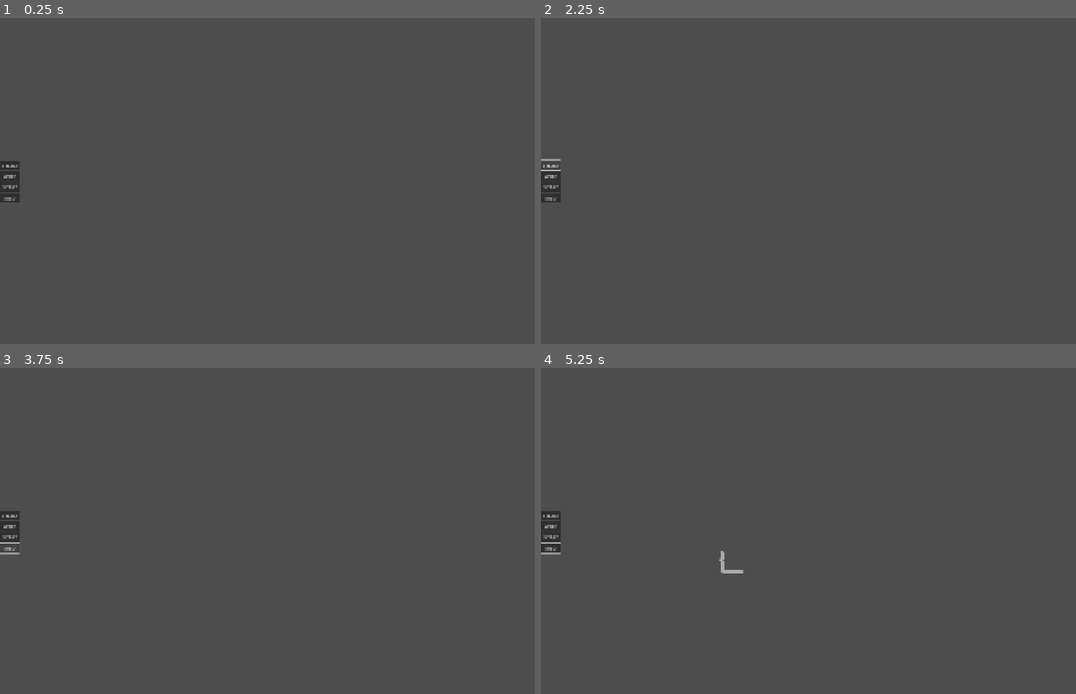
Above: before the commit, frames 1-4 (two rows, left to right).
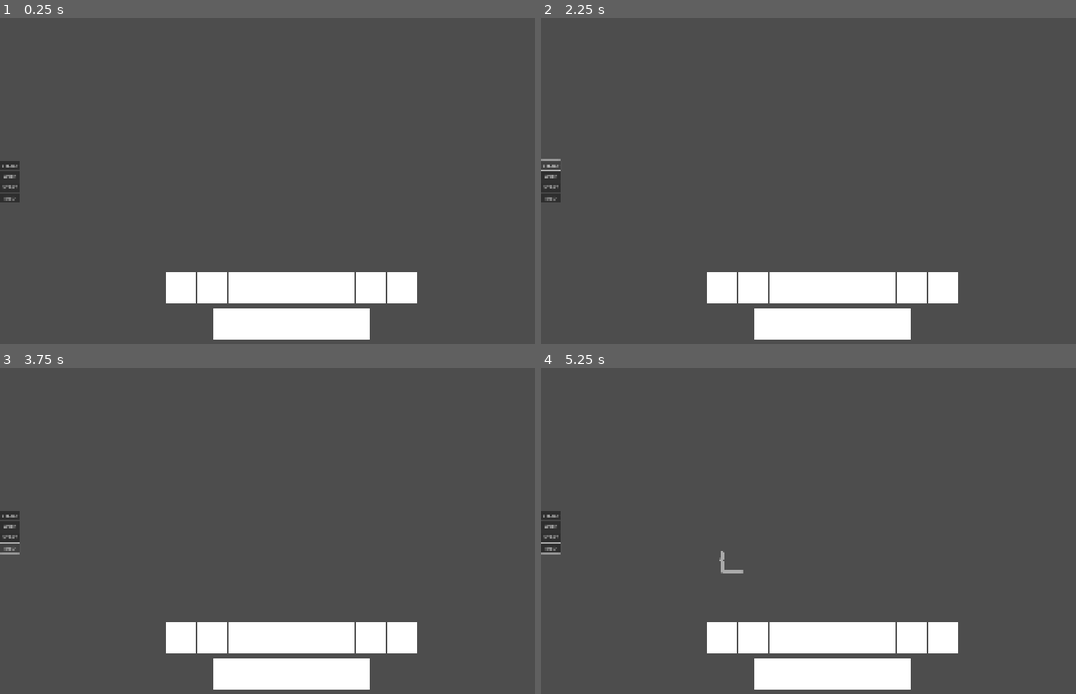
Above: after the commit, the same moments.

Repository: Aisudoragon/logic-gates
Game: Godot game, scene res://scenes/levels/playground/playground.tscn
Same seed, same stepped clock (60 frames per second), same inputs: the game is played once before the commit and once after it. The engine's default icon, where the game draws it, is replaced by a stand-in: a white triangle on a blue panel in a dark square.
Inputs (mouse positions are in pixels of both pictures, inside the frame that each line leads up to):
- Up to frame 1 (0.25 s): no input
- Up to frame 2 (2.25 s): click "START" at 0.5 s; click "START" at 1.25 s; click "SELECT" at 2 s
- Up to frame 3 (3.75 s): click "WIRE" at 2.75 s; click "END" at 3.5 s
- Up to frame 4 (5.25 s): tap Enter at 4.25 s; move the mouse to (958, 514) at 4.27 s; hold D (move_right) 4.28-5 s; hold Right mouse button (destroy) 4.28-5 s; click (958, 514) at 4.42 s; tap Space at 5 s; drag from (717, 547) to (803, 596) at 5.02 s

The runs differ from the first frame. In frame 1, 7.2% of the frame differs, in the area x 31-78%, y 77-99%; in frame 2, 7.2%; in frame 3, 7.2%; in frame 4, 7.2%.

Commit message:
Interface inside editor idea

Diff:
--- /dev/null
+++ b/scenes/interfaces/hud.tscn
@@ -0,0 +1,77 @@
+[gd_scene format=3 uid="uid://ba0bl16fuws1s"]
+
+[node name="HUD" type="CanvasLayer"]
+
+[node name="HBoxContainer" type="HBoxContainer" parent="."]
+anchors_preset = -1
+anchor_top = 1.0
+anchor_right = 1.0
+anchor_bottom = 1.0
+offset_bottom = -20.0
+grow_horizontal = 2
+grow_vertical = 0
+size_flags_vertical = 8
+alignment = 1
+
+[node name="ColorRect" type="ColorRect" parent="HBoxContainer"]
+custom_minimum_size = Vector2(100, 100)
+layout_mode = 2
+
+[node name="ColorRect2" type="ColorRect" parent="HBoxContainer"]
+custom_minimum_size = Vector2(100, 100)
+layout_mode = 2
+
+[node name="ColorRect3" type="ColorRect" parent="HBoxContainer"]
+custom_minimum_size = Vector2(100, 100)
+layout_mode = 2
+
+[node name="ColorRect4" type="ColorRect" parent="HBoxContainer"]
+custom_minimum_size = Vector2(100, 100)
+layout_mode = 2
+
+[node name="ColorRect5" type="ColorRect" parent="HBoxContainer"]
+custom_minimum_size = Vector2(100, 100)
+layout_mode = 2
+
+[node name="HBoxContainer2" type="HBoxContainer" parent="."]
+anchors_preset = -1
+anchor_top = 1.0
+anchor_right = 1.0
+anchor_bottom = 1.0
+offset_bottom = -140.0
+grow_horizontal = 2
+grow_vertical = 0
+size_flags_vertical = 8
+alignment = 1
+
+[node name="ColorRect" type="ColorRect" parent="HBoxContainer2"]
+custom_minimum_size = Vector2(100, 100)
+layout_mode = 2
+
+[node name="ColorRect2" type="ColorRect" parent="HBoxContainer2"]
+custom_minimum_size = Vector2(100, 100)
+layout_mode = 2
+
+[node name="ColorRect3" type="ColorRect" parent="HBoxContainer2"]
+custom_minimum_size = Vector2(100, 100)
+layout_mode = 2
+
+[node name="ColorRect4" type="ColorRect" parent="HBoxContainer2"]
+custom_minimum_size = Vector2(100, 100)
+layout_mode = 2
+
+[node name="ColorRect5" type="ColorRect" parent="HBoxContainer2"]
+custom_minimum_size = Vector2(100, 100)
+layout_mode = 2
+
+[node name="ColorRect6" type="ColorRect" parent="HBoxContainer2"]
+custom_minimum_size = Vector2(100, 100)
+layout_mode = 2
+
+[node name="ColorRect7" type="ColorRect" parent="HBoxContainer2"]
+custom_minimum_size = Vector2(100, 100)
+layout_mode = 2
+
+[node name="ColorRect8" type="ColorRect" parent="HBoxContainer2"]
+custom_minimum_size = Vector2(100, 100)
+layout_mode = 2
--- a/scenes/levels/playground/camera_2d.gd
+++ b/scenes/levels/playground/camera_2d.gd
@@ -12,7 +12,7 @@
 	position += camera_speed * direction / zoom * delta
 
 
-func _input(event: InputEvent) -> void:
+func _unhandled_input(event: InputEvent) -> void:
 	if event is InputEventMouseButton:
 		var event_mb: InputEventMouseButton = event
 		if event_mb.button_index == MOUSE_BUTTON_WHEEL_UP:
--- a/scenes/levels/playground/playground.tscn
+++ b/scenes/levels/playground/playground.tscn
@@ -6,6 +6,7 @@
 [ext_resource type="Script" uid="uid://iua6lifhsyfb" path="res://scenes/levels/playground/camera_2d.gd" id="3_dsu8x"]
 [ext_resource type="Script" uid="uid://w6dok6yxgi4x" path="res://scenes/levels/playground/wire_logic.gd" id="4_kqs0i"]
 [ext_resource type="TileSet" uid="uid://boqjjkshra24t" path="res://assets/resources/tilesets/gate_tileset.tres" id="4_myh4h"]
+[ext_resource type="PackedScene" uid="uid://ba0bl16fuws1s" path="res://scenes/interfaces/hud.tscn" id="7_dhyt4"]
 
 [sub_resource type="TileSetAtlasSource" id="TileSetAtlasSource_qivgt"]
 texture = ExtResource("3_cfd3d")
@@ -101,3 +102,5 @@
 [node name="Button3" type="Button" parent="CanvasLayer/Control/VBoxContainer"]
 layout_mode = 2
 text = "END"
+
+[node name="HUD" parent="." instance=ExtResource("7_dhyt4")]
Not shown: 1 places in scenes/levels/playground/playground.tscn that only renumber resources
